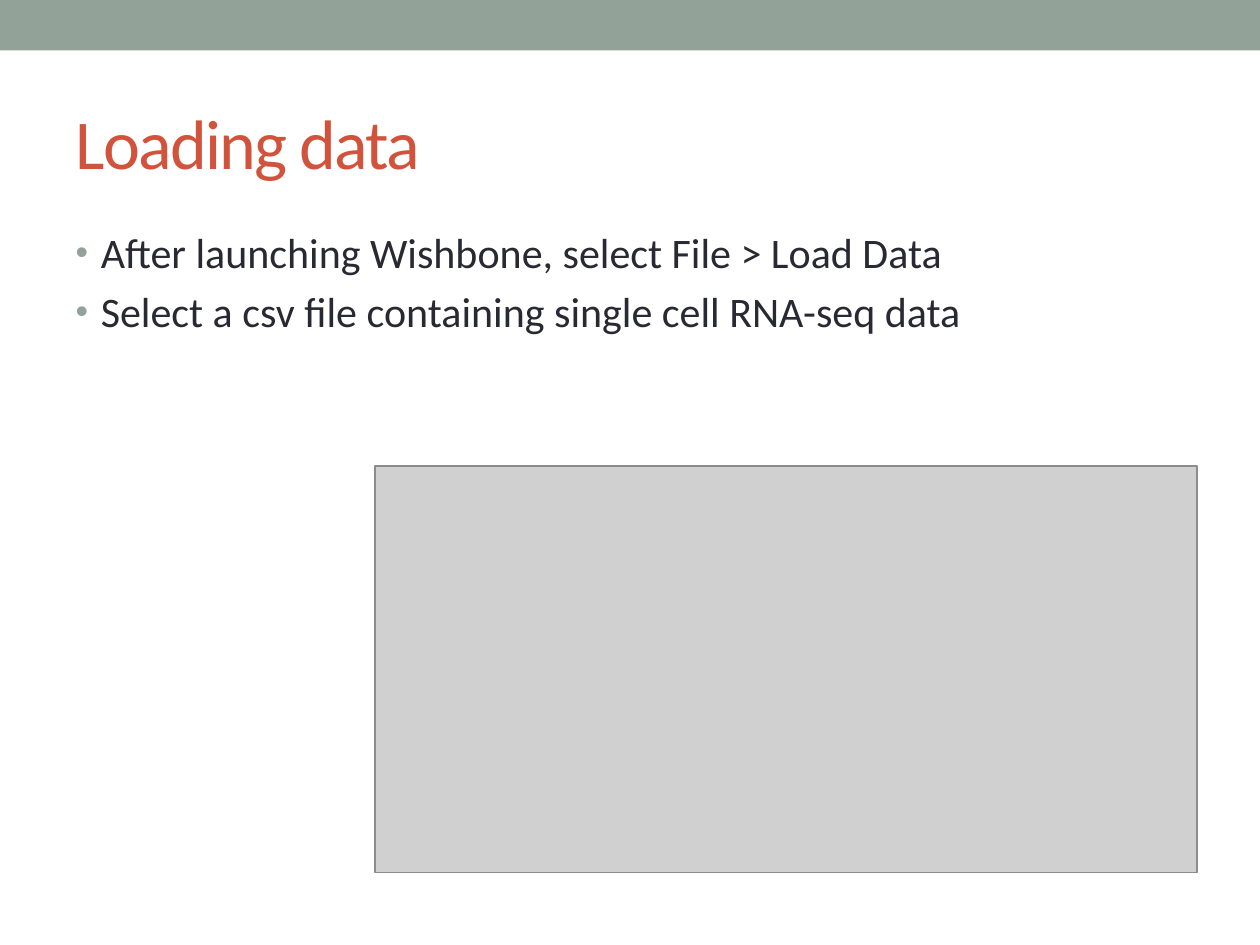
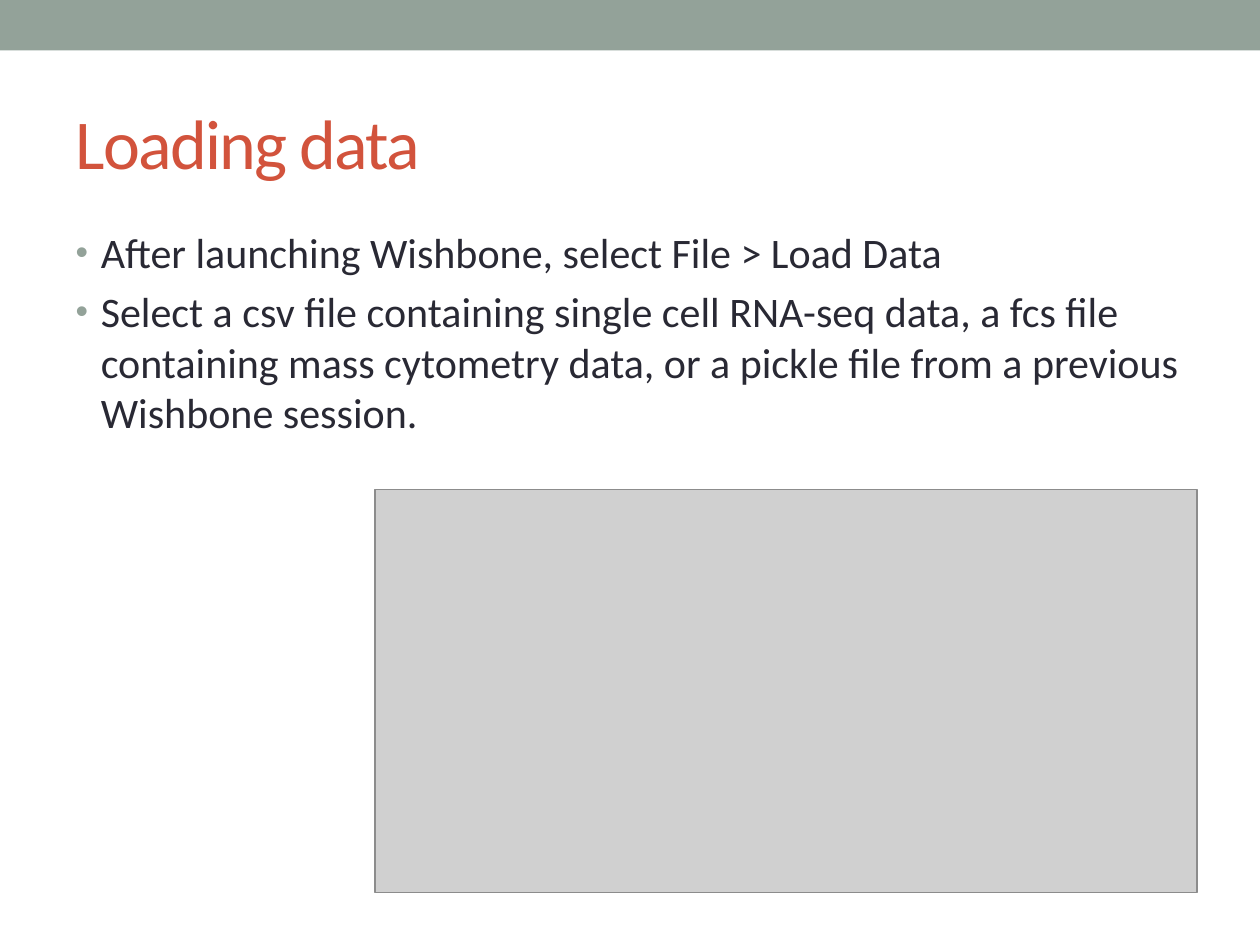
Before and after one commit to KrishnaswamyLab/MAGIC, a slide deck: slide 5 of docs/wishbone_tutorial.pptx. Drawn at 1260x945 pixels with LibreOffice and Linux fonts; fonts in the diff are those of the drawing; grey boxes stand for pictures. Boxes give left, top, right and bottom in pixels: in the first picture for what was removed or moved away, otherwise in the second. Text is boxed around its words. In the diff, an @@ line names an element or a change of style, - is before the commit and + after.

Commit message:
saving/loading pickled wb data added to tutorial

```diff
--- a/docs/wishbone_tutorial.pptx
+++ b/docs/wishbone_tutorial.pptx
@@ text at [101,298,1178,429]: text changed @@
-• Select a csv file containing single cell RNA-seq data
+• Select a csv file containing single cell RNA-seq data, a fcs file containing mass cytometry data, or a pickle file from a previous Wishbone session.
@@ picture: place and size @@
-picture at [375,466,1197,873]
+picture at [375,490,1197,893]
```
Also in this commit, not shown: 1 slide added.
